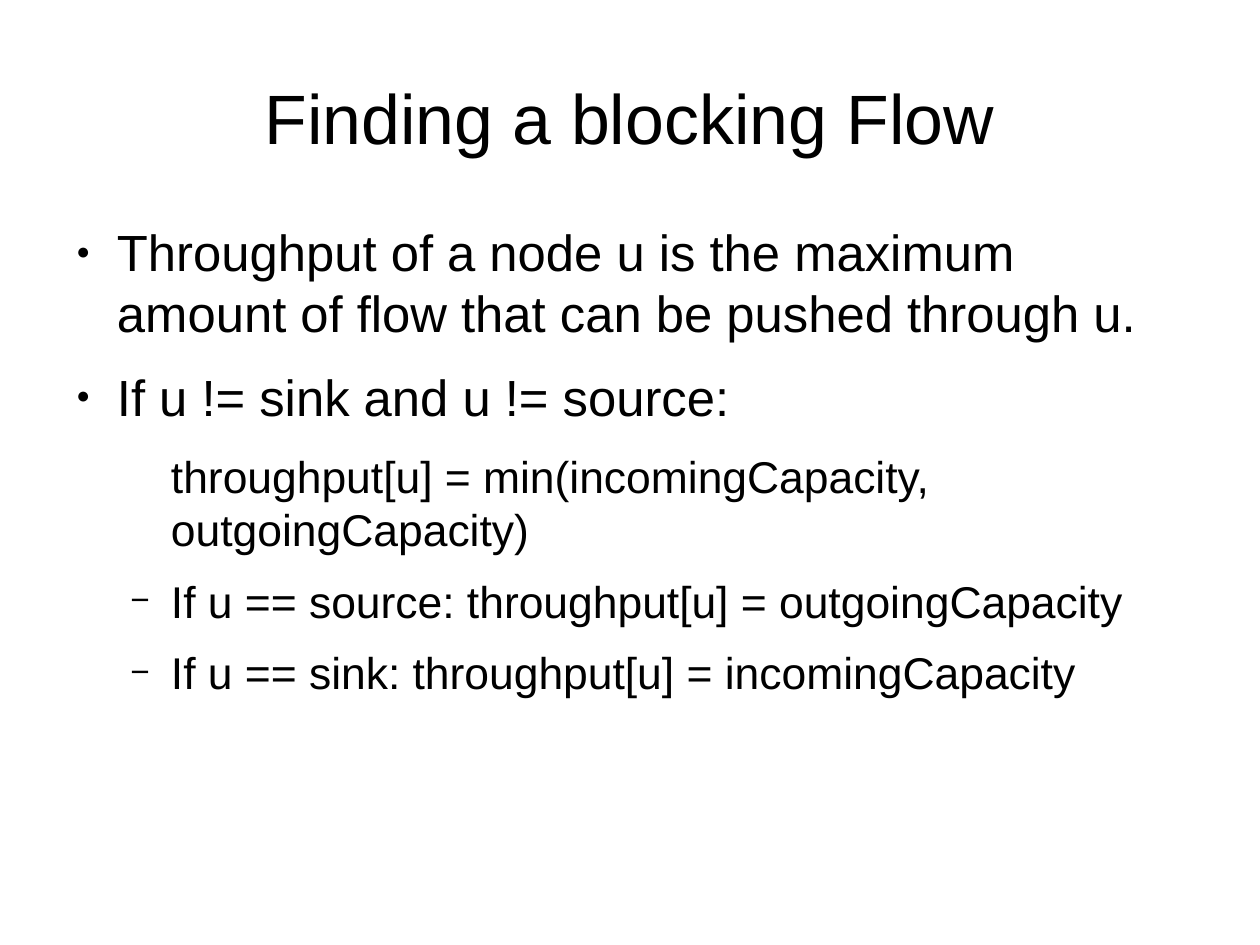
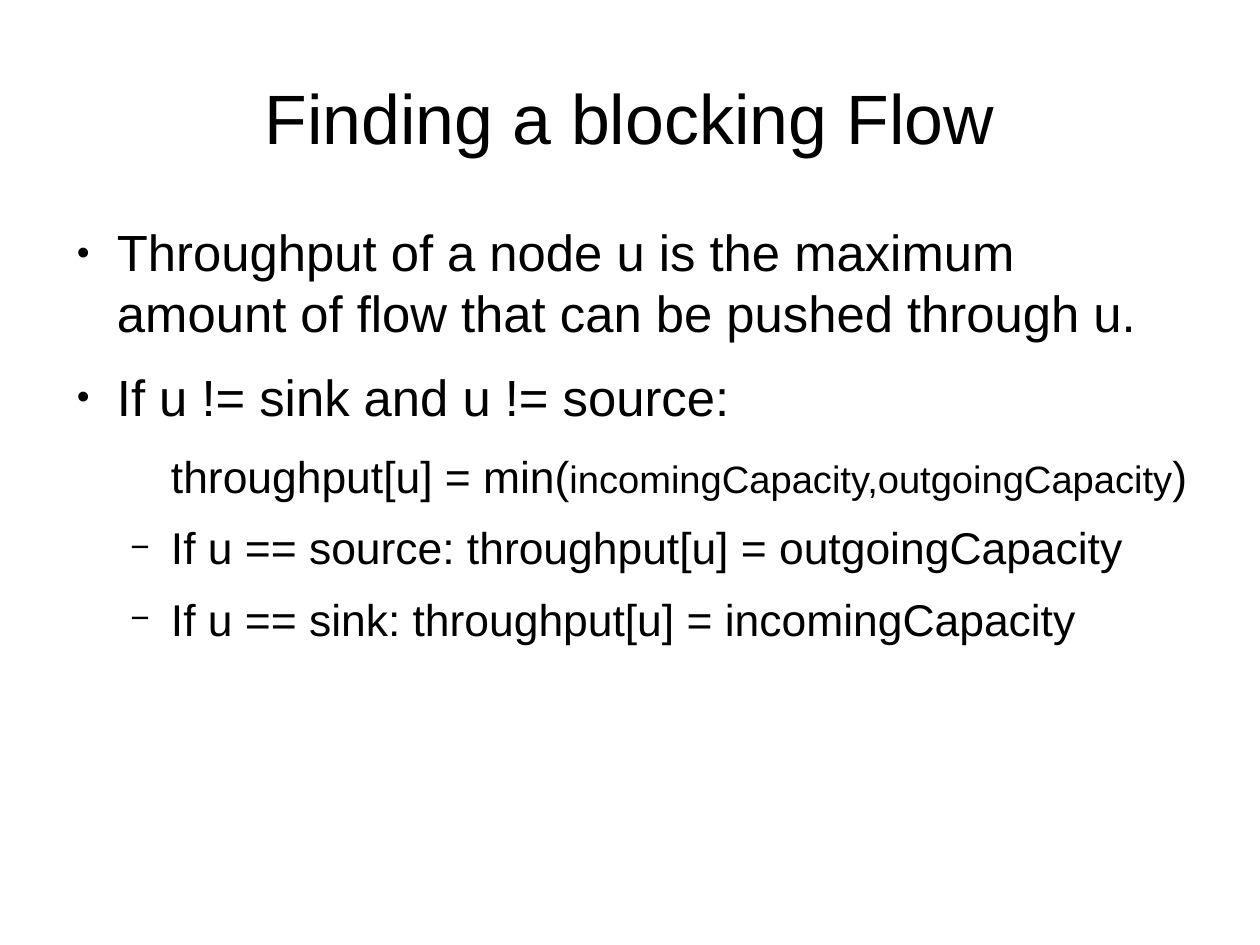
Before and after one commit to gosom/MaximumFlowMPM, a slide deck: slide 9 of slides/mpm.odp. Drawn at 1260x945 pixels with LibreOffice and Linux fonts; fonts in the diff are those of the drawing. Boxes give left, top, right and bottom in pixels: in the first picture for what was removed or moved away, otherwise in the second. Text is boxed around its words. In the diff, an @@ line names an element or a change of style, - is before the commit and + after.

```diff
--- a/slides/mpm.odp
+++ b/slides/mpm.odp
@@ text at (x1=171, y1=460, x2=1172, y2=502): text changed; size 28 to 24 pt @@
-  throughput[u] = min(incomingCapacity, outgoingCapacity)
+  throughput[u] = min(incomingCapacity,outgoingCapacity)
```
Also in this commit, not shown: 10 other slides changed, 3 other files.
